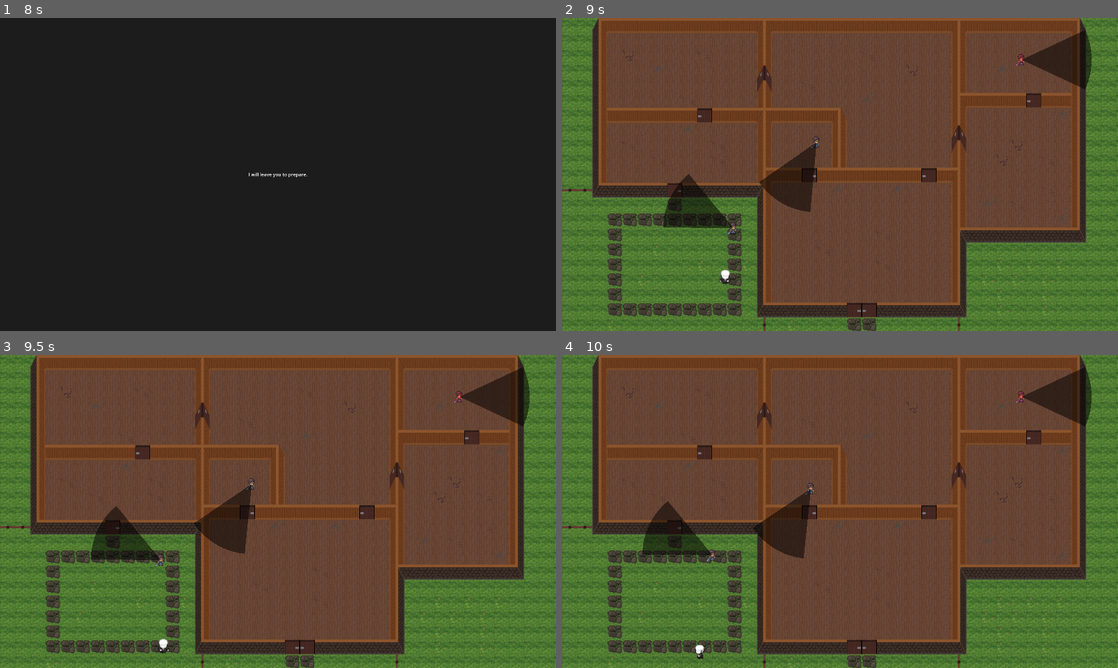
Above: before the commit, frames 1-4 (two rows, left to right).
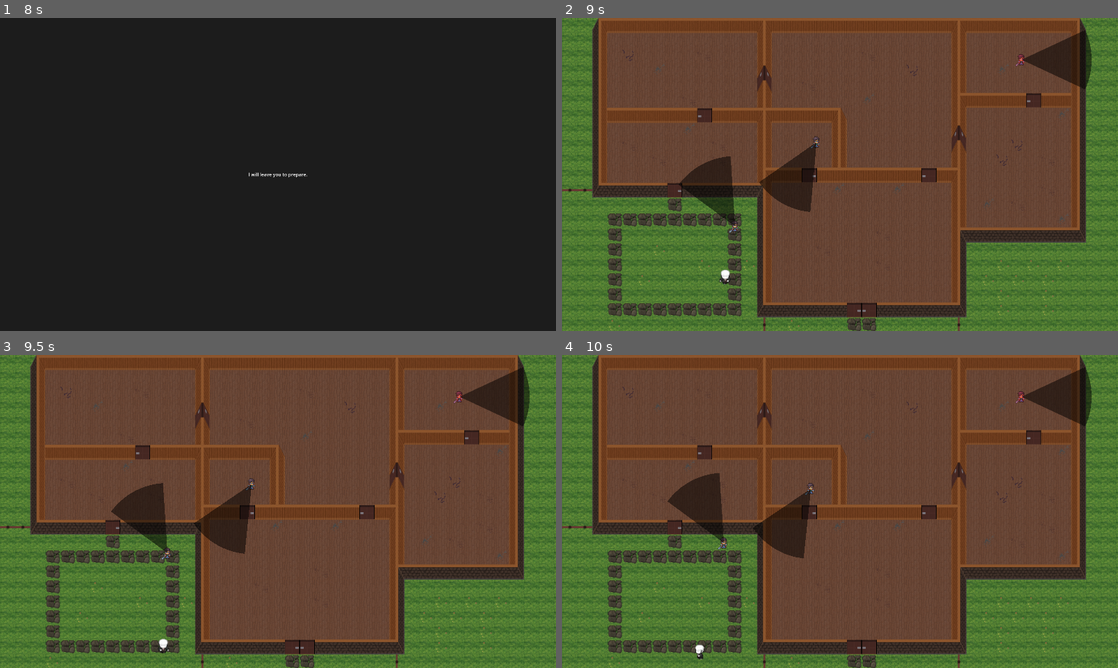
Above: after the commit, the same moments.

Repository: hoiton/gamedev
Game: Godot game, scene res://ui/main_menu.tscn
Two runs of this game, one before a commit and one after it. Both use one fixed random seed, a clock stepped at 60 frames per second and the inputs below.
Inputs (mouse positions are in pixels of both pictures, inside the frame that each line leads up to):
- Up to frame 1 (8 s): click "Play" at 0.5 s; tap Enter (ui_accept) at 1.25, 1.52, 2.27, 2.75, 3.77, 4.25, 4.52, 5, 5.27, 5.75, 6.77, 7.52 s; move the mouse to (400, 158) at 1.27 s; hold D (move_right) 1.28-2.03 s; tap X (lure) every 1.5 s from 1.35 to 7.35 s; move the mouse to (166, 190) at 2.02 s; hold S (move_down) 2.03-2.78 s; tap Q (throw) every 1.5 s from 2.1 to 6.6 s; move the mouse to (333, 105) at 2.77 s; hold D (move_right) 2.78-3.53 s; move the mouse to (250, 237) at 3.52 s; hold W (move_up) 3.53-4.28 s; move the mouse to (444, 221) at 4.27 s; hold A (move_left) 4.28-5.78 s; move the mouse to (111, 127) at 5.02 s; move the mouse to (305, 174) at 5.77 s; hold S (move_down) 5.78-6.53 s; move the mouse to (194, 96) at 6.52 s; hold D (move_right) 6.53-7.28 s; move the mouse to (400, 158) at 7.27 s; hold W (move_up) from 7.28 s (still down)
- Up to frame 2 (9 s): tap Enter (ui_accept) at 8, 8.27 s; move the mouse to (728, 190) at 8.02 s; release W (move_up) at 8.03 s; hold D (move_right) 8.03-8.78 s; tap Q (throw) at 8.1 s; move the mouse to (895, 105) at 8.77 s; hold S (move_down) from 8.78 s (still down); tap X (lure) at 8.85 s
- Up to frame 3 (9.5 s): keep holding S (move_down)
- Up to frame 4 (10 s): move the mouse to (812, 574) at 9.52 s; release S (move_down) at 9.53 s; hold A (move_left) from 9.53 s (still down); tap Q (throw) at 9.6 s; tap Enter (ui_accept) at 9.77 s

Frame 1 is identical in both runs. In frame 2, 1.9% of the frame differs, in the area x 13-32%, y 44-92%; in frame 3, 2.2%; in frame 4, 2.4%, in the area x 13-30%, y 37-96%.

Commit message:
Fix world scaling

Diff:
--- a/src/levels/level1.tscn
+++ b/src/levels/level1.tscn
@@ -24,101 +24,103 @@
 point_count = 24
 
 [node name="Level1" type="Node2D"]
+
+[node name="WorldTransform" type="Node2D" parent="."]
 position = Vector2(105, 0)
-scale = Vector2(1.6143473, 1.6143473)
+scale = Vector2(1.614, 1.614)
 
-[node name="NavigationRegion2D" type="NavigationRegion2D" parent="."]
+[node name="NavigationRegion2D" type="NavigationRegion2D" parent="WorldTransform"]
 position = Vector2(46, 73)
 navigation_polygon = SubResource("NavigationPolygon_ua5ty")
 
-[node name="Floor" type="TileMapLayer" parent="."]
+[node name="Floor" type="TileMapLayer" parent="WorldTransform"]
 z_index = -2
 tile_map_data = PackedByteArray("AAAMAAEAAAAAAAAAAAANAAEAAAAAAAAAAAAOAAEAAAAAAAAAAAAPAAEAAAAAAAAAAAAPAAIAAAAAAAAAAAAQAA …(11792 unchanged characters)…
 tile_set = ExtResource("1_kvvkh")
 
-[node name="Wall" type="TileMapLayer" parent="."]
+[node name="Wall" type="TileMapLayer" parent="WorldTransform"]
 z_index = -2
 tile_map_data = PackedByteArray("AAAAAAAAAAABAAIAAAAAAAEAAAAFAAEAAAAAAAIAAAAFAAEAAAAAAAMAAAAFAAEAAAAAAAQAAAAFAAEAAAAAAA …(3168 unchanged characters)…
 tile_set = ExtResource("1_kvvkh")
 
-[node name="Player" parent="." instance=ExtResource("2_aaqj5")]
+[node name="Player" parent="WorldTransform" instance=ExtResource("2_aaqj5")]
 position = Vector2(182.11694, 532.723)
 
-[node name="Targets" type="Node" parent="."]
+[node name="Targets" type="Node" parent="WorldTransform"]
 
-[node name="Target1" parent="Targets" node_paths=PackedStringArray("patrol_path") instance=ExtResource("4_ua5ty")]
+[node name="Target1" parent="WorldTransform/Targets" node_paths=PackedStringArray("patrol_path") instance=ExtResource("4_ua5ty")]
 position = Vector2(596, 703)
 scale = Vector2(1.6143473, 1.6143473)
 patrol_path = NodePath("Patrol Path")
 
-[node name="Patrol Path" type="Path2D" parent="Targets/Target1"]
+[node name="Patrol Path" type="Path2D" parent="WorldTransform/Targets/Target1"]
 position = Vector2(-293, -427)
 curve = SubResource("Curve2D_61w3m")
 
-[node name="Target2" parent="Targets" node_paths=PackedStringArray("patrol_path") instance=ExtResource("4_ua5ty")]
+[node name="Target2" parent="WorldTransform/Targets" node_paths=PackedStringArray("patrol_path") instance=ExtResource("4_ua5ty")]
 position = Vector2(893, 396)
 scale = Vector2(1.6143473, 1.6143473)
 patrol_path = NodePath("Patrol Path")
 
-[node name="Patrol Path" type="Path2D" parent="Targets/Target2"]
+[node name="Patrol Path" type="Path2D" parent="WorldTransform/Targets/Target2"]
 curve = SubResource("Curve2D_pdpul")
 
-[node name="Target3" parent="Targets" instance=ExtResource("4_ua5ty")]
+[node name="Target3" parent="WorldTransform/Targets" instance=ExtResource("4_ua5ty")]
 position = Vector2(1587, 144)
 scale = Vector2(1.6143473, 1.6143473)
 is_real_target = true
 
-[node name="Wall_front" type="TileMapLayer" parent="."]
+[node name="Wall_front" type="TileMapLayer" parent="WorldTransform"]
 tile_map_data = PackedByteArray("AAAYAAgAAAACAAQAAAALAAQAAAACAAQAAAA=")
 tile_set = ExtResource("1_kvvkh")
 
-[node name="Door" type="TileMapLayer" parent="."]
+[node name="Door" type="TileMapLayer" parent="WorldTransform"]
 z_index = -1
 tile_map_data = PackedByteArray("AAARABMAAAAAAAMAAAASABMAAAABAAMAAAAYAAgAAAACAAMAAAAYAAcAAAADAAMAAAALAAMAAAADAAMAAAALAAQAAAACAAMAAAAFAAsAAAAAAAMAAAAOAAoAAAAAAAMAAAAdAAUAAAABAAMAAAAHAAYAAAABAAMAAAAWAAoAAAABAAMAAAA=")
 tile_set = ExtResource("1_kvvkh")
 
-[node name="Doors" type="Node" parent="."]
+[node name="Doors" type="Node" parent="WorldTransform"]
 
-[node name="Door1" parent="Doors" node_paths=PackedStringArray("door_layer") instance=ExtResource("3_aaqj5")]
+[node name="Door1" parent="WorldTransform/Doors" node_paths=PackedStringArray("door_layer") instance=ExtResource("3_aaqj5")]
 position = Vector2(701, 208)
 scale = Vector2(1.6143473, 1.6143473)
 door_layer = NodePath("../../Door")
 
-[node name="Door2" parent="Doors" node_paths=PackedStringArray("door_layer") instance=ExtResource("3_aaqj5")]
+[node name="Door2" parent="WorldTransform/Doors" node_paths=PackedStringArray("door_layer") instance=ExtResource("3_aaqj5")]
 position = Vector2(1374, 413)
 scale = Vector2(1.6143473, 1.6143473)
 door_layer = NodePath("../../Door")
 
-[node name="Door3" parent="Doors" node_paths=PackedStringArray("door_layer") instance=ExtResource("3_aaqj5")]
+[node name="Door3" parent="WorldTransform/Doors" node_paths=PackedStringArray("door_layer") instance=ExtResource("3_aaqj5")]
 position = Vector2(1265, 541)
 scale = Vector2(1.6143473, 1.6143473)
 door_layer = NodePath("../../Door")
 
-[node name="Door4" parent="Doors" node_paths=PackedStringArray("door_layer") instance=ExtResource("3_aaqj5")]
+[node name="Door4" parent="WorldTransform/Doors" node_paths=PackedStringArray("door_layer") instance=ExtResource("3_aaqj5")]
 position = Vector2(854, 543)
 scale = Vector2(1.6143473, 1.6143473)
 door_layer = NodePath("../../Door")
 
-[node name="Door5" parent="Doors" node_paths=PackedStringArray("door_layer") instance=ExtResource("3_aaqj5")]
+[node name="Door5" parent="WorldTransform/Doors" node_paths=PackedStringArray("door_layer") instance=ExtResource("3_aaqj5")]
 position = Vector2(386, 592)
 scale = Vector2(1.6143473, 1.6143473)
 door_layer = NodePath("../../Door")
 
-[node name="Door6" parent="Doors" node_paths=PackedStringArray("door_layer") instance=ExtResource("3_aaqj5")]
+[node name="Door6" parent="WorldTransform/Doors" node_paths=PackedStringArray("door_layer") instance=ExtResource("3_aaqj5")]
 position = Vector2(491, 337)
 scale = Vector2(1.6143473, 1.6143473)
 door_layer = NodePath("../../Door")
 
-[node name="Door7" parent="Doors" node_paths=PackedStringArray("door_layer") instance=ExtResource("3_aaqj5")]
+[node name="Door7" parent="WorldTransform/Doors" node_paths=PackedStringArray("door_layer") instance=ExtResource("3_aaqj5")]
 position = Vector2(1035, 1006)
 scale = Vector2(1.6143473, 1.6143473)
 door_layer = NodePath("../../Door")
 
-[node name="Door8" parent="Doors" node_paths=PackedStringArray("door_layer") instance=ExtResource("3_aaqj5")]
+[node name="Door8" parent="WorldTransform/Doors" node_paths=PackedStringArray("door_layer") instance=ExtResource("3_aaqj5")]
 position = Vector2(1629, 287)
 scale = Vector2(1.6143473, 1.6143473)
 door_layer = NodePath("../../Door")
 
-[node name="Exit" parent="." instance=ExtResource("5_61w3m")]
+[node name="Exit" parent="WorldTransform" instance=ExtResource("5_61w3m")]
 position = Vector2(576, 664)
 scale = Vector2(4.16, 1)
--- a/src/levels/level2.tscn
+++ b/src/levels/level2.tscn
@@ -18,98 +18,100 @@
 point_count = 5
 
 [node name="Level2" type="Node2D"]
+
+[node name="WorldTransform" type="Node2D" parent="."]
 position = Vector2(39, 27)
 
-[node name="NavigationRegion2D" type="NavigationRegion2D" parent="."]
+[node name="NavigationRegion2D" type="NavigationRegion2D" parent="WorldTransform"]
 position = Vector2(46, 73)
 navigation_polygon = SubResource("NavigationPolygon_g1dg4")
 
-[node name="Floor" type="TileMapLayer" parent="."]
+[node name="Floor" type="TileMapLayer" parent="WorldTransform"]
 z_index = -2
 tile_map_data = PackedByteArray("AAAMAAAAAAAAAAUAAAANAAAAAAAAAAUAAAAOAAAAAAAAAAUAAAAPAAAAAAAAAAUAAAAQAAAAAAAAAAUAAAARAA …(28992 unchanged characters)…
 tile_set = ExtResource("1_p1d34")
 
-[node name="Wall" type="TileMapLayer" parent="."]
+[node name="Wall" type="TileMapLayer" parent="WorldTransform"]
 z_index = -2
 tile_map_data = PackedByteArray("AAAAAAAAAAABAAIAAAAAAAEAAAAFAAEAAAAAAAIAAAAFAAEAAAAAAAMAAAAFAAEAAAAAAAQAAAAFAAEAAAAAAA …(6336 unchanged characters)…
 tile_set = ExtResource("1_p1d34")
 
-[node name="Player" parent="." instance=ExtResource("2_qyb5k")]
+[node name="Player" parent="WorldTransform" instance=ExtResource("2_qyb5k")]
 position = Vector2(544, 939)
 
-[node name="Targets" type="Node" parent="."]
+[node name="Targets" type="Node" parent="WorldTransform"]
 
-[node name="Target1" parent="Targets" node_paths=PackedStringArray("patrol_path") instance=ExtResource("3_g1dg4")]
+[node name="Target1" parent="WorldTransform/Targets" node_paths=PackedStringArray("patrol_path") instance=ExtResource("3_g1dg4")]
 position = Vector2(1051, 768)
 patrol_path = NodePath("Patrol Path")
 
-[node name="Patrol Path" type="Path2D" parent="Targets/Target1"]
+[node name="Patrol Path" type="Path2D" parent="WorldTransform/Targets/Target1"]
 position = Vector2(-293, -427)
 curve = SubResource("Curve2D_61w3m")
 
-[node name="Wall_front" type="TileMapLayer" parent="."]
+[node name="Wall_front" type="TileMapLayer" parent="WorldTransform"]
 tile_map_data = PackedByteArray("AAAIABMAAAACAAQAAAAIAAwAAAACAAQAAAAIAAUAAAACAAQAAAAIABwAAAACAAQAAAAZABMAAAACAAQAAAAZAAwAAAACAAQAAAAZAAUAAAACAAQAAAAhABoAAAAGAAQAAAALABAAAAACAAQAAAAWABAAAAACAAQAAAAvABUAAAAHAAQAAAAvAAwAAAACAAQAAAA=")
 tile_set = ExtResource("1_p1d34")
 
-[node name="Door" type="TileMapLayer" parent="."]
+[node name="Door" type="TileMapLayer" parent="WorldTransform"]
 z_index = -1
 tile_map_data = PackedByteArray("AAAIAAQAAAADAAMAAAAZAAQAAAADAAMAAAAZAAsAAAADAAMAAAAZABIAAAADAAMAAAAIAAsAAAADAAMAAAAIAB …(368 unchanged characters)…
 tile_set = ExtResource("1_p1d34")
 
-[node name="Doors" type="Node" parent="."]
+[node name="Doors" type="Node" parent="WorldTransform"]
 
-[node name="Door1" parent="Doors" node_paths=PackedStringArray("door_layer") instance=ExtResource("3_qyb5k")]
+[node name="Door1" parent="WorldTransform/Doors" node_paths=PackedStringArray("door_layer") instance=ExtResource("3_qyb5k")]
 position = Vector2(583, 878)
 door_layer = NodePath("../../Door")
 
-[node name="Door2" parent="Doors" node_paths=PackedStringArray("door_layer") instance=ExtResource("3_qyb5k")]
+[node name="Door2" parent="WorldTransform/Doors" node_paths=PackedStringArray("door_layer") instance=ExtResource("3_qyb5k")]
 position = Vector2(407, 538)
 door_layer = NodePath("../../Door")
 
-[node name="Door3" parent="Doors" node_paths=PackedStringArray("door_layer") instance=ExtResource("3_qyb5k")]
+[node name="Door3" parent="WorldTransform/Doors" node_paths=PackedStringArray("door_layer") instance=ExtResource("3_qyb5k")]
 position = Vector2(312, 922)
 door_layer = NodePath("../../Door")
 
-[node name="Door4" parent="Doors" node_paths=PackedStringArray("door_layer") instance=ExtResource("3_qyb5k")]
+[node name="Door4" parent="WorldTransform/Doors" node_paths=PackedStringArray("door_layer") instance=ExtResource("3_qyb5k")]
 position = Vector2(311, 635)
 door_layer = NodePath("../../Door")
 
-[node name="Door5" parent="Doors" node_paths=PackedStringArray("door_layer") instance=ExtResource("3_qyb5k")]
+[node name="Door5" parent="WorldTransform/Doors" node_paths=PackedStringArray("door_layer") instance=ExtResource("3_qyb5k")]
 position = Vector2(312, 411)
 door_layer = NodePath("../../Door")
 
-[node name="Door6" parent="Doors" node_paths=PackedStringArray("door_layer") instance=ExtResource("3_qyb5k")]
+[node name="Door6" parent="WorldTransform/Doors" node_paths=PackedStringArray("door_layer") instance=ExtResource("3_qyb5k")]
 position = Vector2(311, 188)
 door_layer = NodePath("../../Door")
 
-[node name="Door7" parent="Doors" node_paths=PackedStringArray("door_layer") instance=ExtResource("3_qyb5k")]
+[node name="Door7" parent="WorldTransform/Doors" node_paths=PackedStringArray("door_layer") instance=ExtResource("3_qyb5k")]
 position = Vector2(855, 409)
 door_layer = NodePath("../../Door")
 
-[node name="Door8" parent="Doors" node_paths=PackedStringArray("door_layer") instance=ExtResource("3_qyb5k")]
+[node name="Door8" parent="WorldTransform/Doors" node_paths=PackedStringArray("door_layer") instance=ExtResource("3_qyb5k")]
 position = Vector2(855, 636)
 door_layer = NodePath("../../Door")
 
-[node name="Door9" parent="Doors" node_paths=PackedStringArray("door_layer") instance=ExtResource("3_qyb5k")]
+[node name="Door9" parent="WorldTransform/Doors" node_paths=PackedStringArray("door_layer") instance=ExtResource("3_qyb5k")]
 position = Vector2(855, 187)
 door_layer = NodePath("../../Door")
 
-[node name="Door10" parent="Doors" node_paths=PackedStringArray("door_layer") instance=ExtResource("3_qyb5k")]
+[node name="Door10" parent="WorldTransform/Doors" node_paths=PackedStringArray("door_layer") instance=ExtResource("3_qyb5k")]
 position = Vector2(760, 538)
 door_layer = NodePath("../../Door")
 
-[node name="Door11" parent="Doors" node_paths=PackedStringArray("door_layer") instance=ExtResource("3_qyb5k")]
+[node name="Door11" parent="WorldTransform/Doors" node_paths=PackedStringArray("door_layer") instance=ExtResource("3_qyb5k")]
 position = Vector2(582, 234)
 door_layer = NodePath("../../Door")
 
-[node name="Door12" parent="Doors" node_paths=PackedStringArray("door_layer") instance=ExtResource("3_qyb5k")]
+[node name="Door12" parent="WorldTransform/Doors" node_paths=PackedStringArray("door_layer") instance=ExtResource("3_qyb5k")]
 position = Vector2(1560, 411)
 door_layer = NodePath("../../Door")
 
-[node name="Door13" parent="Doors" node_paths=PackedStringArray("door_layer") instance=ExtResource("3_qyb5k")]
+[node name="Door13" parent="WorldTransform/Doors" node_paths=PackedStringArray("door_layer") instance=ExtResource("3_qyb5k")]
 position = Vector2(1560, 698)
 door_layer = NodePath("../../Door")
 
-[node name="Exit" parent="." instance=ExtResource("4_py88r")]
+[node name="Exit" parent="WorldTransform" instance=ExtResource("4_py88r")]
 position = Vector2(540, 10)
 scale = Vector2(11, 8)
